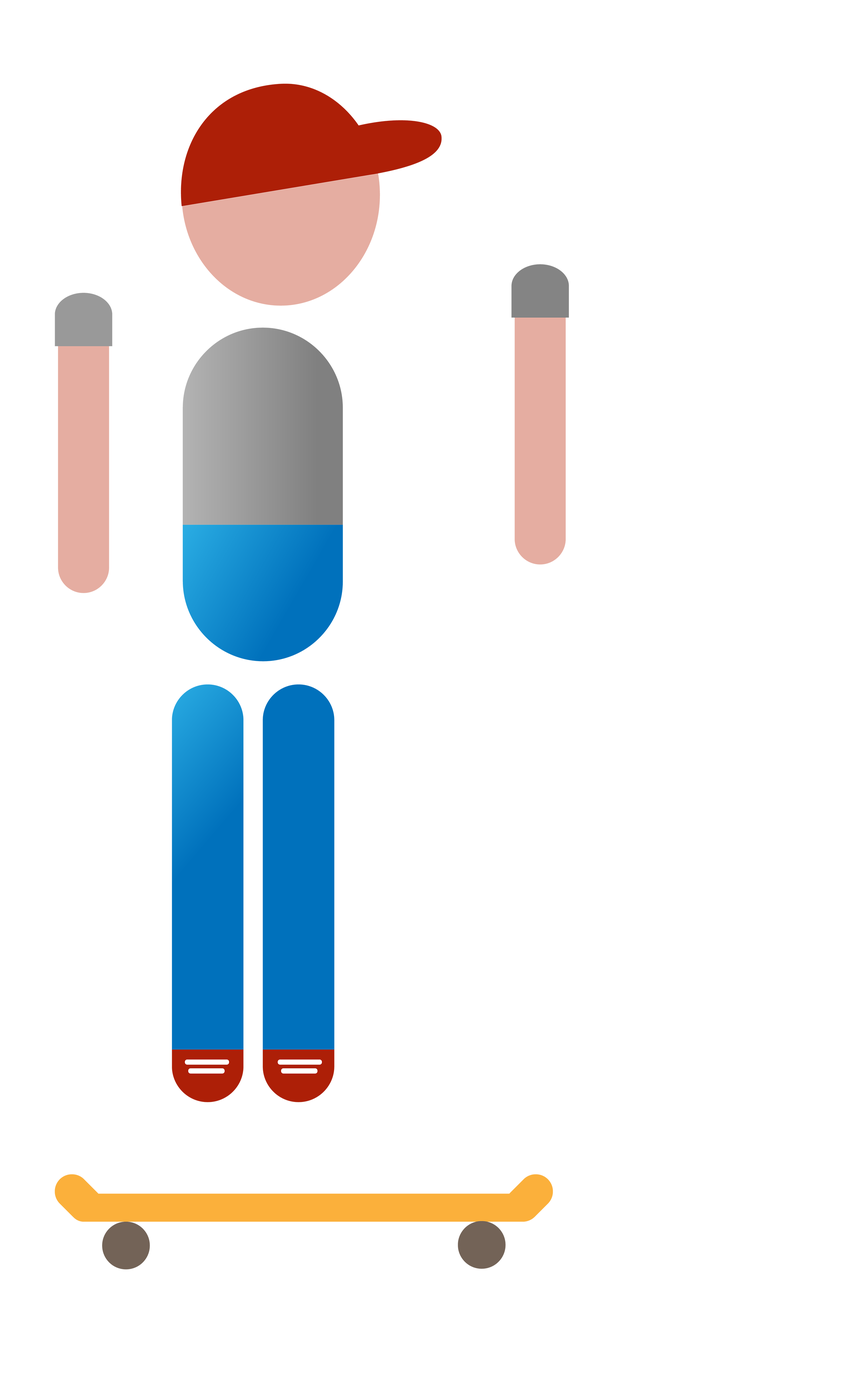
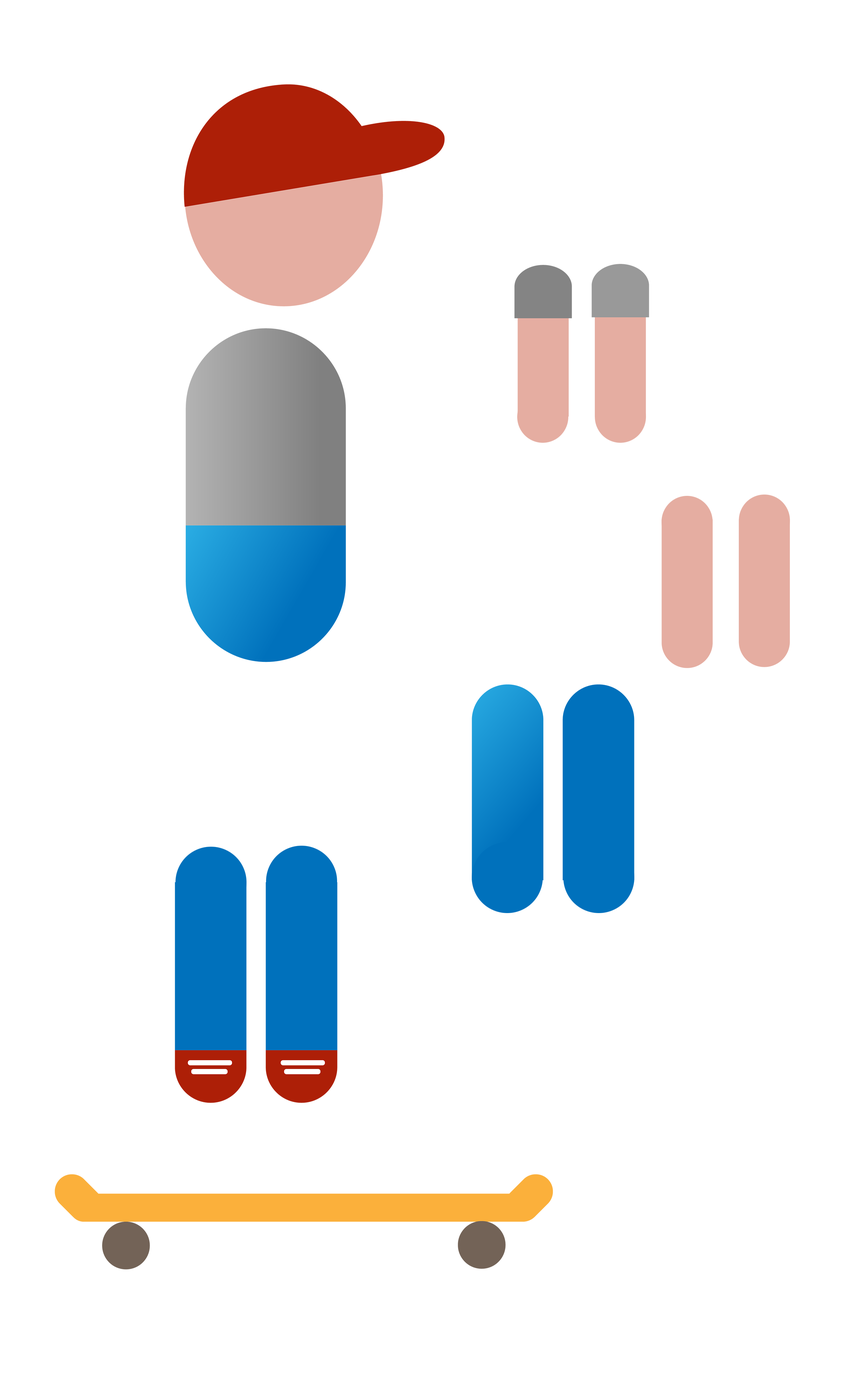
The second (846, 1394) image is a revision of the first. Changes to its layers:
added layer "Layer 6" above "Layer 5" over [175, 846, 247, 918]
added layer "Layer 5" above "Layer 4" over [266, 845, 338, 917]
added layer "Layer 4" above "Layer 2" over [563, 841, 635, 913]
added layer "Layer 2" above "Layer 1" over [471, 841, 543, 913]
added layer "Layer 1" above "Layer 12" over [471, 684, 635, 881]
added layer "Layer 12" above "Layer 11" over [595, 390, 647, 443]
added layer "Layer 11" above "Layer 10" over [517, 390, 569, 443]
added layer "Layer 10" above "Layer 9" over [661, 495, 713, 548]
added layer "Layer 9" above "Layer 7" over [739, 494, 791, 547]
added layer "Layer 7" above "Asset 1" over [661, 519, 791, 669]
painted on "Asset 1" over [54, 83, 650, 1103]
